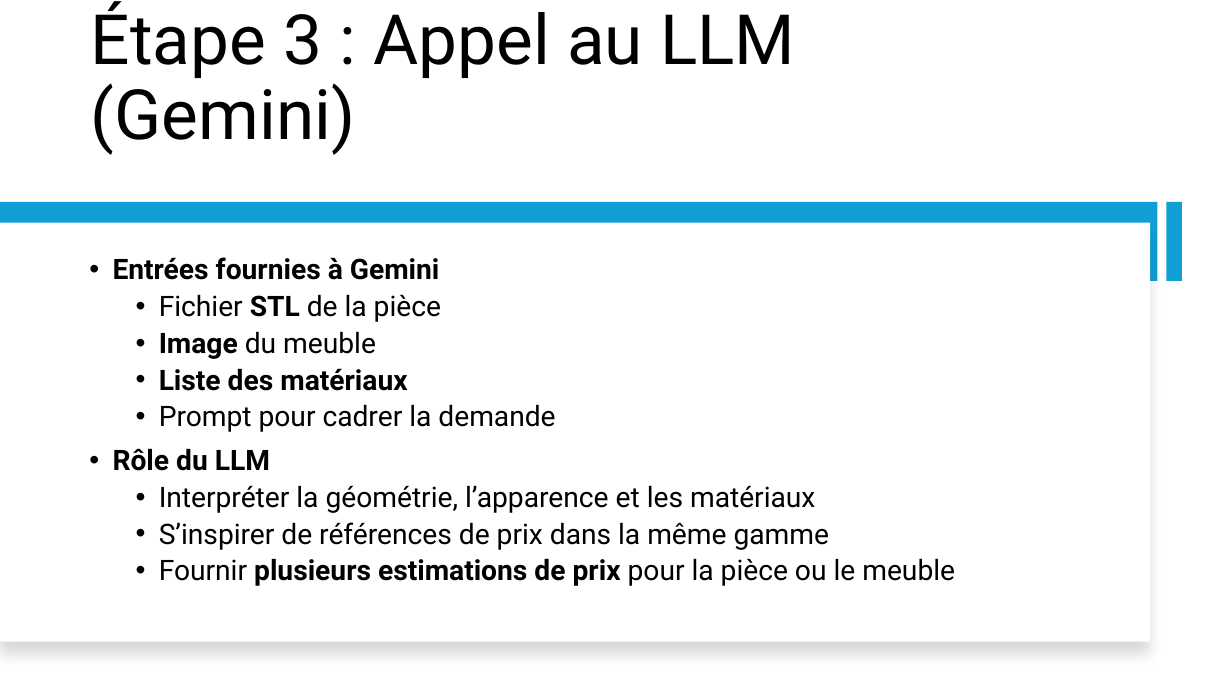
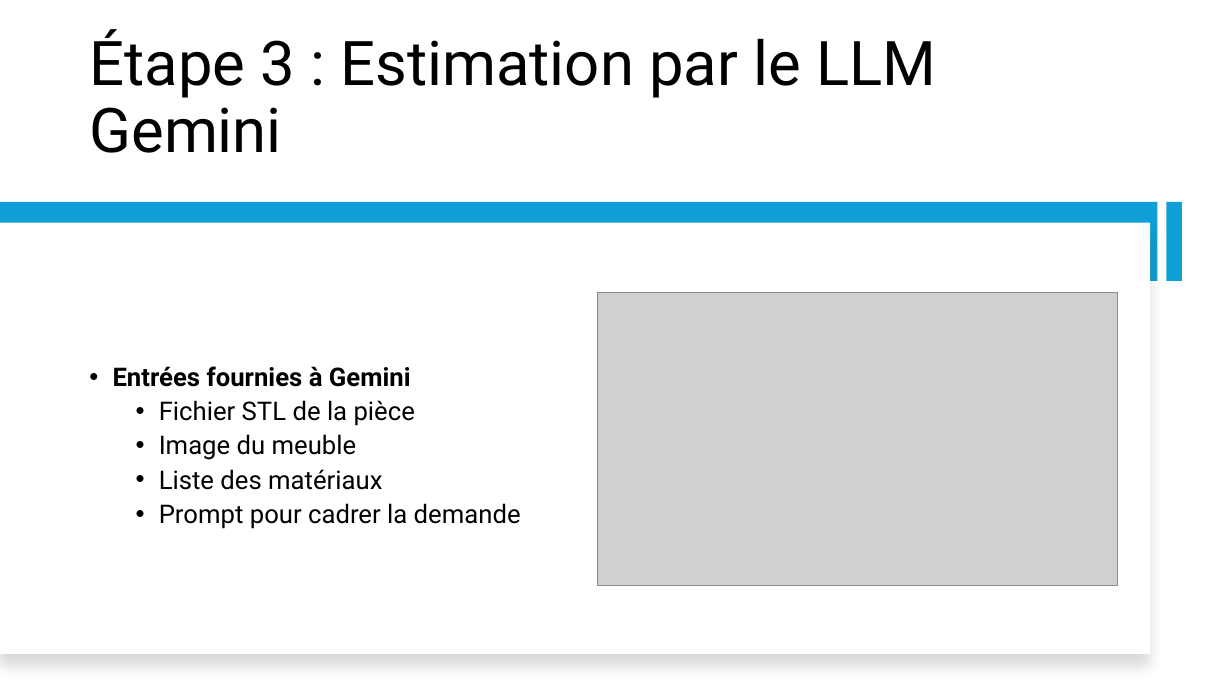
Before and after one commit to IzowRM/Stage-Cetic, a slide deck: slide 5 of Doc Slide/Pluo/Slide_Pluo.pptx. Drawn at 1232x693 pixels with LibreOffice and Linux fonts; fonts in the diff are those of the drawing; grey boxes stand for pictures. Boxes give left, top, right and bottom in pixels: in the first picture for what was removed or moved away, otherwise in the second. Text is boxed around its words. In the diff, an @@ line names an element or a change of style, - is before the commit and + after.

```diff
--- a/Doc Slide/Pluo/Slide_Pluo.pptx
+++ b/Doc Slide/Pluo/Slide_Pluo.pptx
@@ title at (x1=89, y1=29, x2=936, y2=153): text changed; size 54 to 48 pt @@
-Étape 3 : Appel au LLM (Gemini)
+Étape 3 : Estimation par le LLM Gemini
@@ rectangle resized from (x1=0, y1=223, x2=1151, y2=642) to (x1=0, y1=223, x2=1151, y2=654) @@
@@ text "Entrées fournies à Gemini" at (x1=113, y1=366, x2=521, y2=529): size 22 to 20 pt; bold off in "STL", "Image", "Liste des matériaux" @@
@@ picture added at (x1=597, y1=292, x2=1117, y2=585) @@
@@ text at (x1=113, y1=448, x2=955, y2=586): paragraphs removed @@
-• Rôle du LLM
-  • Interpréter la géométrie, l’apparence et les matériaux
-  • S’inspirer de références de prix dans la même gamme
-  • Fournir plusieurs estimations de prix pour la pièce ou le meuble
```
Also in this commit, not shown: 3 other slides changed, 1 slide added, 1 other file.
